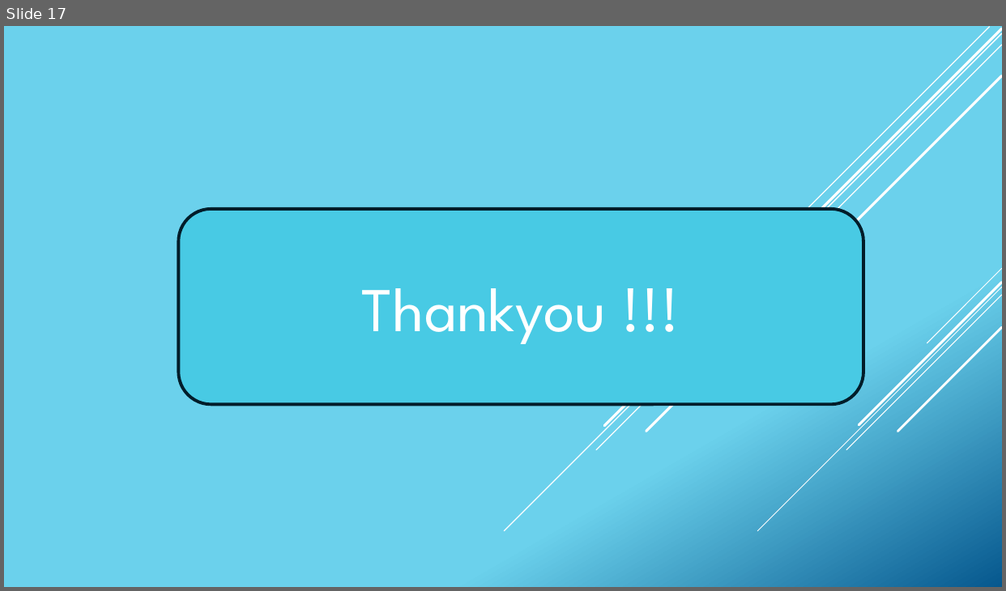
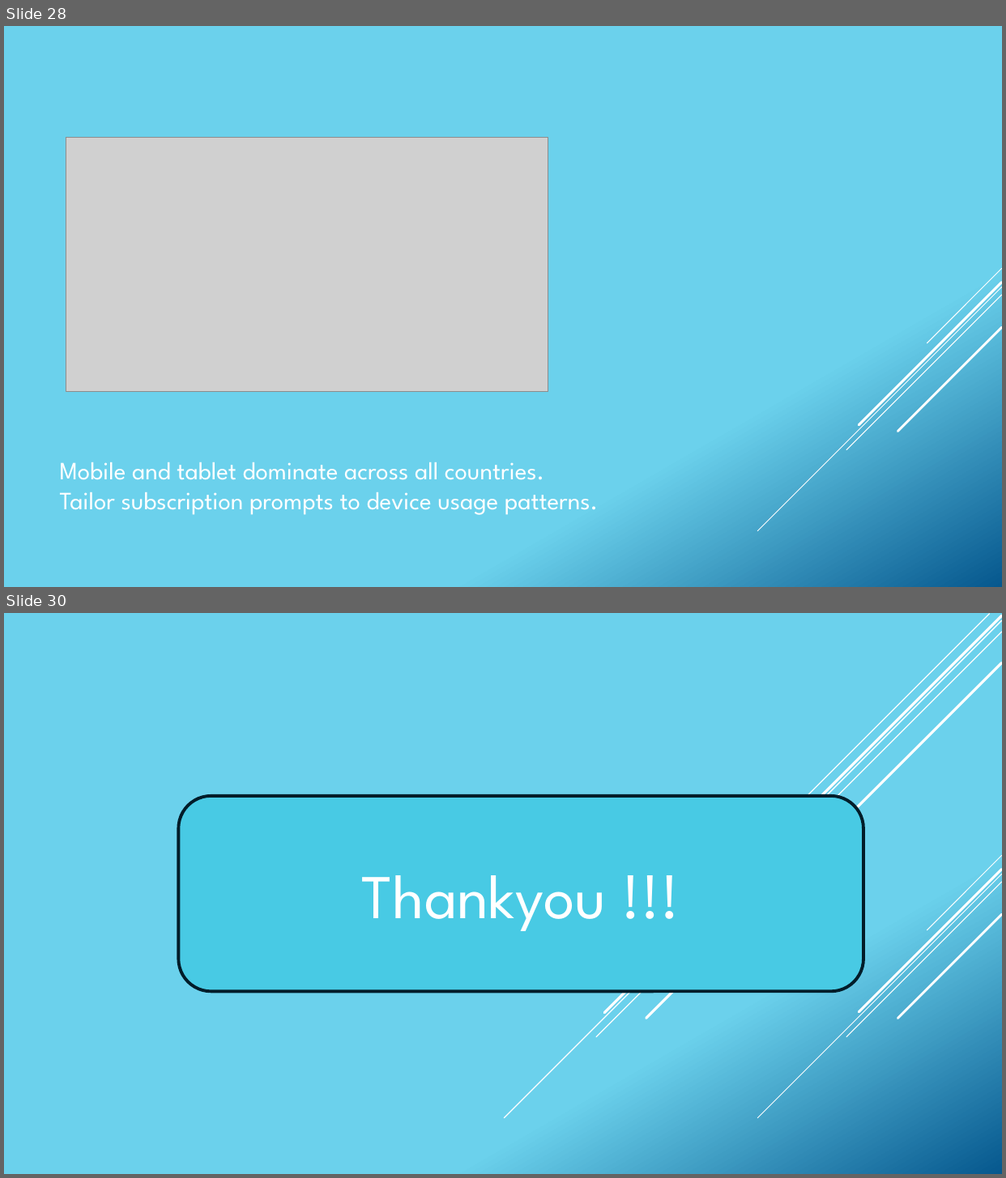
Before and after one commit to fivelidz/data-analytics-project, a slide deck: presentation/Presentation_Laura.pptx. Shown one above the other, each under a label of ours: slide 17 before the commit, slides 28 and 30 after it; the slides between them are not shown. The pictures are 1006x591 and 1006x1178 pixels, drawn with LibreOffice and Linux fonts; fonts in the diff are those of the drawing; grey boxes stand for pictures. Boxes give left, top, right and bottom in pixels: in the first picture for what was removed or moved away, otherwise in the second. Text is boxed around its words. In the diff, an @@ line names an element or a change of style, - is before the commit and + after.

```diff
--- a/presentation/Presentation_Laura.pptx
+++ b/presentation/Presentation_Laura.pptx
@@ slide 28 added at (4,26,1002,587), background gradient #6ED2EB to #06588E; not listed: 5 template elements that a slide beside it also shows @@
@@ picture added at (66,138,548,392) @@
@@ text added at (60,463,598,515), 24 pt, text #FFFFFF @@
+Mobile and tablet dominate across all countries.
+Tailor subscription prompts to device usage patterns.
@@ what was slide 17 is now slide 30 @@
```
Also in this commit, not shown: 12 other slides added, 2 other files.
